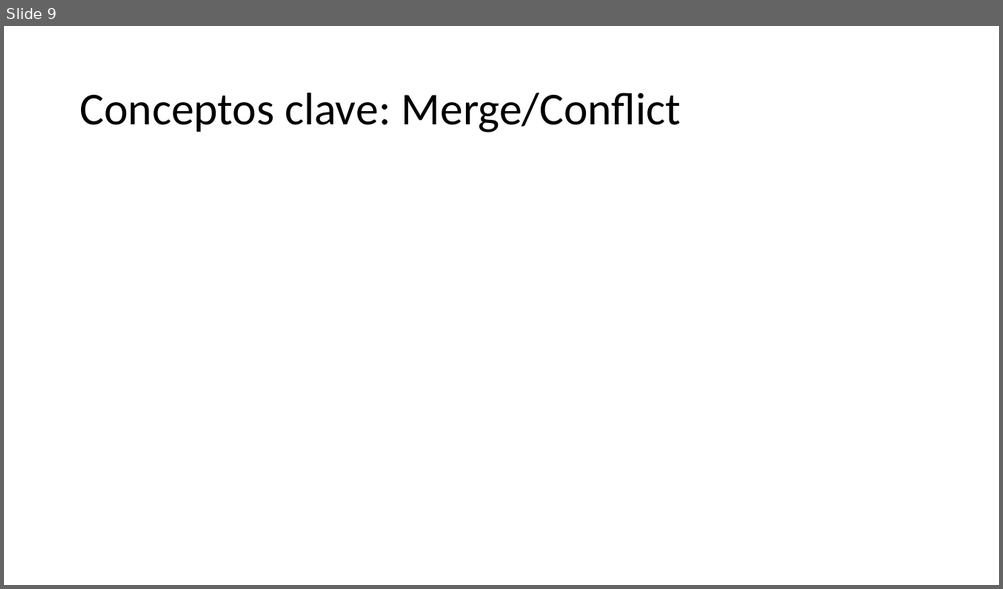
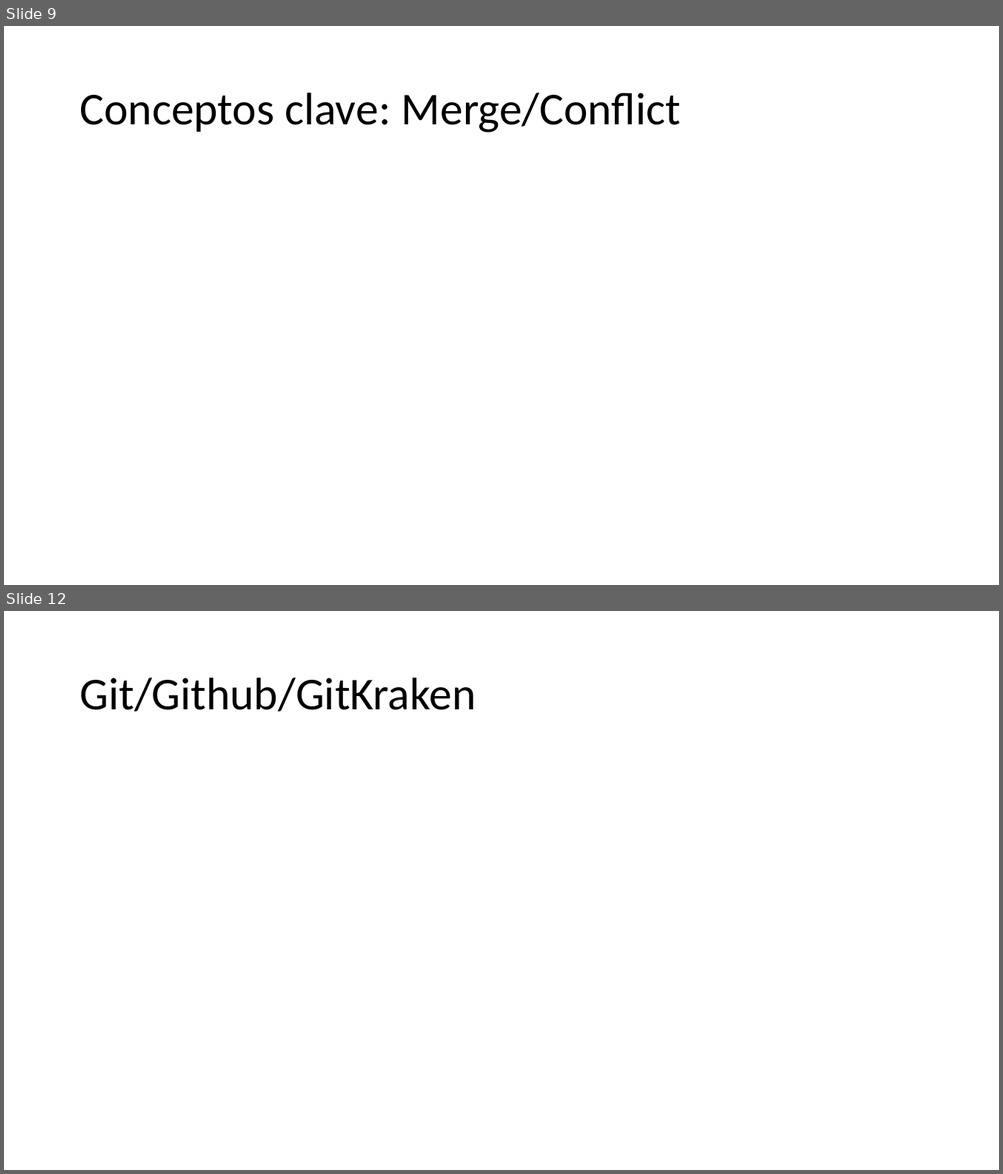
Before and after one commit to Shisah/GitGud2, a slide deck: Presentation/Git Gud 2.pptx. Shown one above the other, each under a label of ours: slide 9 before the commit, slides 9 and 12 after it; the slides between them are not shown. The pictures are 1003x589 and 1003x1174 pixels, drawn with LibreOffice and Linux fonts; fonts in the diff are those of the drawing. Boxes give left, top, right and bottom in pixels: in the first picture for what was removed or moved away, otherwise in the second. Text is boxed around its words. In the diff, an @@ line names an element or a change of style, - is before the commit and + after.

```diff
--- a/Presentation/Git Gud 2.pptx
+++ b/Presentation/Git Gud 2.pptx
@@ slide 12 added at [4, 611, 999, 1170], background #FFFFFF @@
@@ title added at [79, 678, 475, 712], 44 pt, text #000000 @@
+Git/Github/GitKraken
```
Also in this commit, not shown: 1 slide changed, 8 other slides added.
